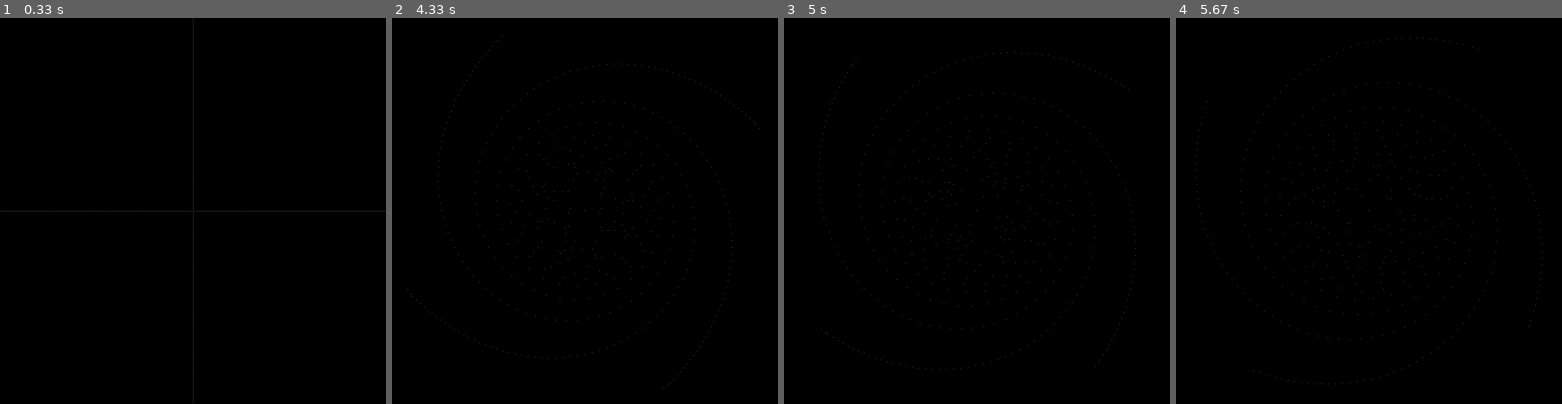
Above: before the commit, frames 1-4 (left to right).
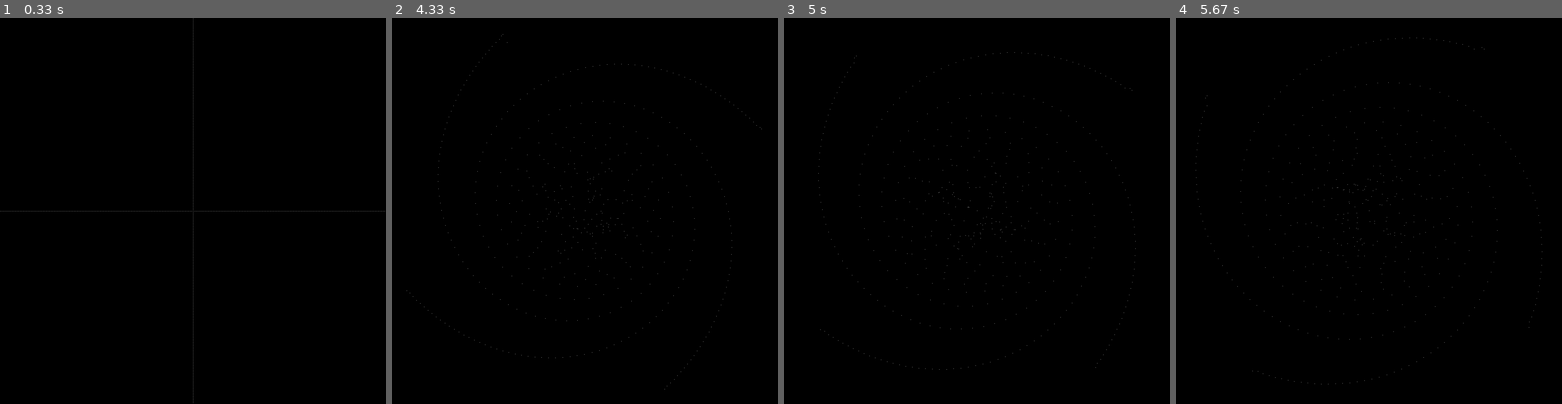
Above: after the commit, the same moments.

Repository: gandie/pyGravity
Game: pygame game, started from pygravity/pygame_bh.py
The game is run twice, just before and just after one commit, with the same random seed, the same clock (stepped at 60 frames per second) and the same inputs.
Inputs:
- Up to frame 1 (0.33 s): no input
- Up to frame 2 (4.33 s): hold Up 0.33-0.8 s; hold Down 0.83-1.13 s; hold Up 1.17-1.53 s; hold Down 1.57-1.93 s; hold Up 1.97-2.27 s; hold Down 2.3-2.6 s; hold Up 2.63-3 s; hold Down 3.03-3.4 s; hold Up 3.43-3.73 s; hold Down 3.77-4.07 s; hold Up from 4.1 s (still down)
- Up to frame 3 (5 s): release Up at 4.47 s; hold Down 4.5-4.87 s; hold Up from 4.9 s (still down)
- Up to frame 4 (5.67 s): release Up at 5.2 s; hold Down 5.23-5.53 s; hold Up from 5.57 s (still down)

Frame 1 is identical in both runs. In frame 2, less than 0.1% of the frame differs, in the area x 3-96%, y 4-97%; in frame 3, less than 0.1%, in the area x 9-91%, y 9-91%; in frame 4, less than 0.1%.

Commit message:
Add inelastic collision

Diff:
--- a/pygravity/engine_bh.py
+++ b/pygravity/engine_bh.py
@@ -11,6 +11,7 @@
         self.cog = cog
         self.vel = vel
         self.mass = mass
+        self.collision = False
         self.remove = False
 
 
@@ -40,9 +41,15 @@
 
 class Engine(object):
 
-    def __init__(self, size, phi=0.5):
+    def __init__(self, size, phi=0.5, collision_mode='elastic'):
         self.root_node = Node((0, 0), size)
         self.phi = phi  # 10
+        self.collision_mode = collision_mode
+
+        self.collision_modes = {
+            'elastic': self.elastic_collision,
+            'inelastic': self.inelastic_collision,
+        }
 
     def calc_distance(self, pos1, pos2):
         delta_x = pos1[0] - pos2[0]
@@ -81,6 +88,39 @@
 
         node.bodies = [b for b in node.bodies if b not in delbodies]
         return children
+
+    def elastic_collision(self, body1, body2):
+        if body1.collision or body2.collision:
+            return
+        mass_sum = body1.mass + body2.mass
+        b1_vx = ((body1.mass - body2.mass)/mass_sum)*body1.vel[0] + ((2*body2.mass)/mass_sum)*body2.vel[0]
+        b1_vy = ((body1.mass - body2.mass)/mass_sum)*body1.vel[1] + ((2*body2.mass)/mass_sum)*body2.vel[1]
+
+        b2_vx = ((body2.mass - body1.mass)/mass_sum)*body2.vel[0] + ((2*body1.mass)/mass_sum)*body1.vel[0]
+        b2_vy = ((body2.mass - body1.mass)/mass_sum)*body2.vel[1] + ((2*body1.mass)/mass_sum)*body1.vel[1]
+
+        body1.vel = (b1_vx, b1_vy)
+        body2.vel = (b2_vx, b2_vy)
+
+        body1.collision = True
+        body2.collision = True
+
+    def inelastic_collision(self, body1, body2):
+        if body1.remove or body2.remove:
+            # Collision already done
+            return
+        if body1.mass > body2.mass:
+            keep = body1
+            kill = body2
+        else:
+            keep = body2
+            kill = body1
+        kill.remove = True
+        keep.vel = (
+            (keep.vel[0]*keep.mass + kill.vel[0]*kill.mass) / (keep.mass + kill.mass),
+            (keep.vel[1]*keep.mass + kill.vel[1]*kill.mass) / (keep.mass + kill.mass),
+        )
+        keep.mass += kill.mass
 
     def calc_force(self, body1, body2):
         dist, delta_x, delta_y = self.calc_distance(body1.cog, body2.cog)
@@ -92,21 +132,7 @@
             dist = 1
             return 0, 0
         if dist <= 2 and both_bodies:
-            if body1.remove or body2.remove:
-                # Collision already done
-                return 0, 0
-            if body1.mass > body2.mass:
-                keep = body1
-                kill = body2
-            else:
-                keep = body2
-                kill = body1
-            kill.remove = True
-            keep.vel = (
-                (keep.vel[0]*keep.mass + kill.vel[0]*kill.mass) / (keep.mass + kill.mass),
-                (keep.vel[1]*keep.mass + kill.vel[1]*kill.mass) / (keep.mass + kill.mass),
-            )
-            keep.mass += kill.mass
+            self.collision_modes[self.collision_mode](body1, body2)
             # Collision done
             return 0, 0
         force = (body1.mass * body2.mass) / (dist ** 2)
@@ -142,6 +168,7 @@
     def tick(self):
         self.init_children(self.root_node)
         for body in self.root_node.bodies:
+            body.collision = False
             body.next_force_x = 0
             body.next_force_y = 0
             self.force_traverse(body, self.root_node)
--- a/pygravity/pygame_bh.py
+++ b/pygravity/pygame_bh.py
@@ -60,8 +60,8 @@
                 vel=(vel_y, 0),
                 mass=1
             )
+
     add_bodies()
-
     engine.add_body(
         cog=(500, 500),
         vel=(0, 0),
@@ -69,10 +69,10 @@
     )
 
     '''
-    for i in range(100):
-        for j in range(100):
+    for i in range(15):
+        for j in range(15):
             engine.add_body(
-                cog=(i * 10, j * 10),
+                cog=(i * 1.1 + 500, j * 1.1 + 500),
                 vel=(0, 0),
                 mass=1
             )
